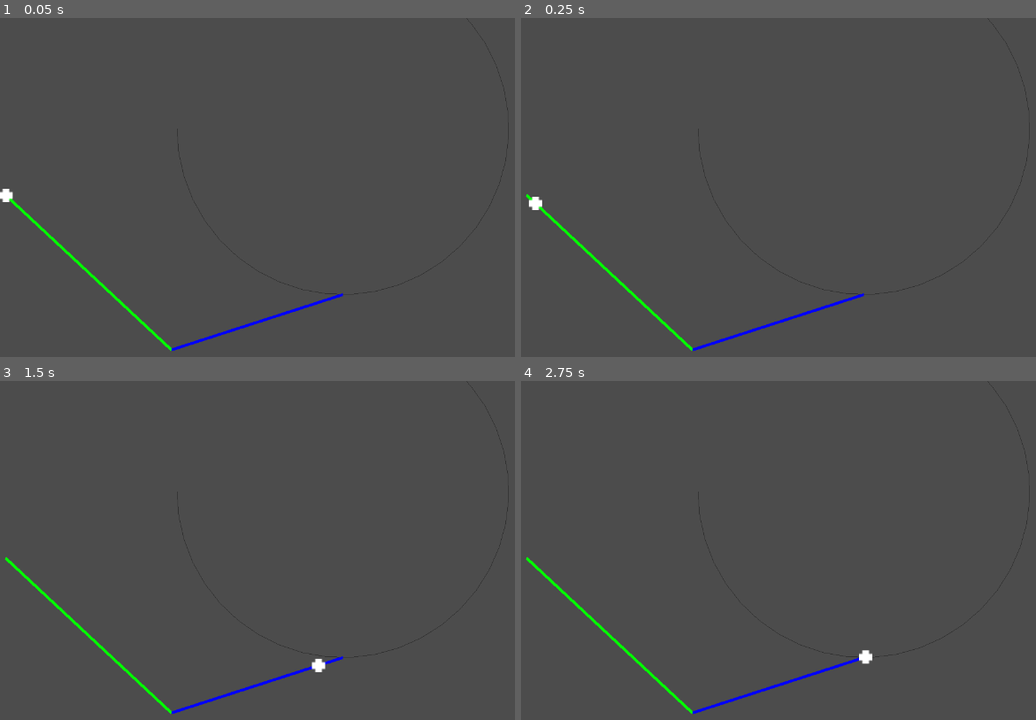
Above: before the commit, frames 1-4 (two rows, left to right).
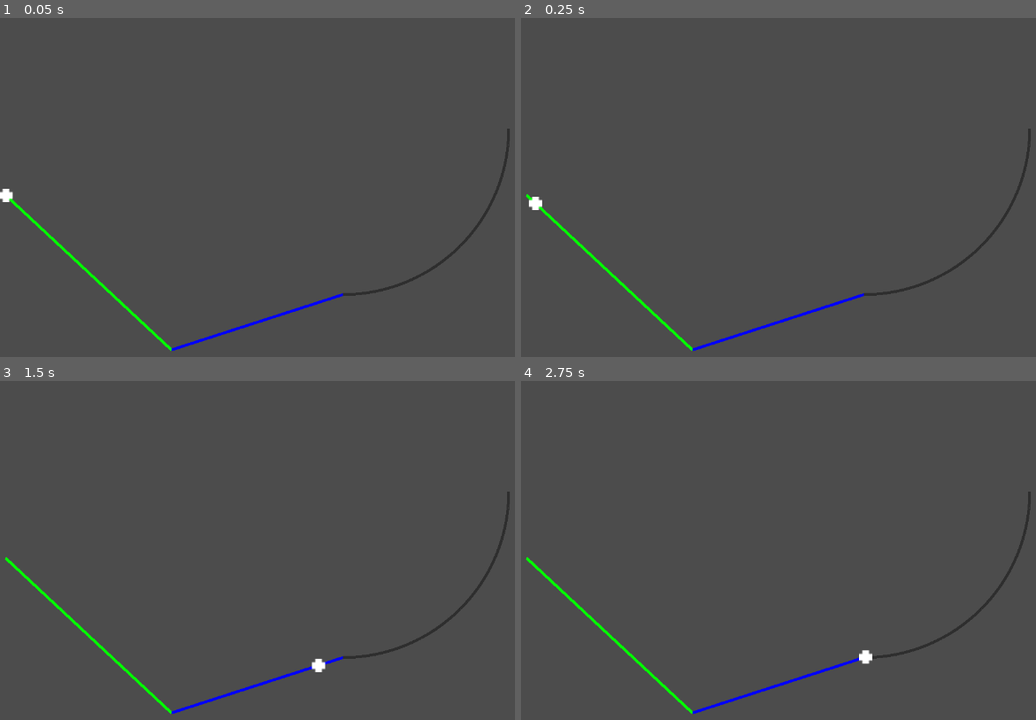
Above: after the commit, the same moments.

Repository: GalileoCap/GDT_CualqierCaida
Game: Godot game, scene res://Scenes/Main.tscn
Two runs of this game, one before a commit and one after it. Both use one fixed random seed, a clock stepped at 60 frames per second and the inputs below.
Inputs:
- Up to frame 1 (0.05 s): no input
- Up to frame 2 (0.25 s): no input
- Up to frame 3 (1.5 s): tap Enter at 1.25 s
- Up to frame 4 (2.75 s): tap Space at 2 s

The runs differ from the first frame. In frame 1, 0.3% of the frame differs, in the area x 34-99%, y 0-82%; in frame 2, 0.3%; in frame 3, 0.3%; in frame 4, 0.3%.

Commit message:
Los angulos nos andan SOLO PARA ESTE CASO... Por ahora...

Diff:
--- a/Scenes/Linea.gd
+++ b/Scenes/Linea.gd
@@ -1,5 +1,4 @@
 extends Node2D
-
 
 func draw_circle_arc(center, radius, angle_from, angle_to, color):
     var nb_points = 32
@@ -7,10 +6,10 @@
 
     for i in range(nb_points+1):
         var angle_point = angle_from + i * (angle_to-angle_from) / nb_points
-        points_arc.push_back(center + Vector2(cos(angle_point), sin(angle_point)) * radius)
+        points_arc.push_back(center + Vector2(-cos(angle_point), -sin(angle_point)) * radius)
 
     for index_point in range(nb_points):
-        draw_line(points_arc[index_point], points_arc[index_point + 1], color)
+        draw_line(points_arc[index_point], points_arc[index_point + 1], color, 5.0)
 
 func dibujar_arco_ppr(x0, y0, x1, y1, r):
 	var p = get_node("..")
@@ -34,7 +33,7 @@
 	#Nos calculamos las raices para DOS circulos, panza p'arriba y panza p'abajo.
 
 	var a0 = atan2(x0 - xcA, y0 - ycA)
-	var a1 = atan2(x1 - xcA, y1 - ycA)
+	var a1 = -atan2(x1 - xcA, y1 - ycA)
 	printt("Angulos:", a0, a1)
 	draw_circle_arc(Vector2(xcB * p.escala, ycB * p.escala), r * p.escala, a0, a1, 100)
 
